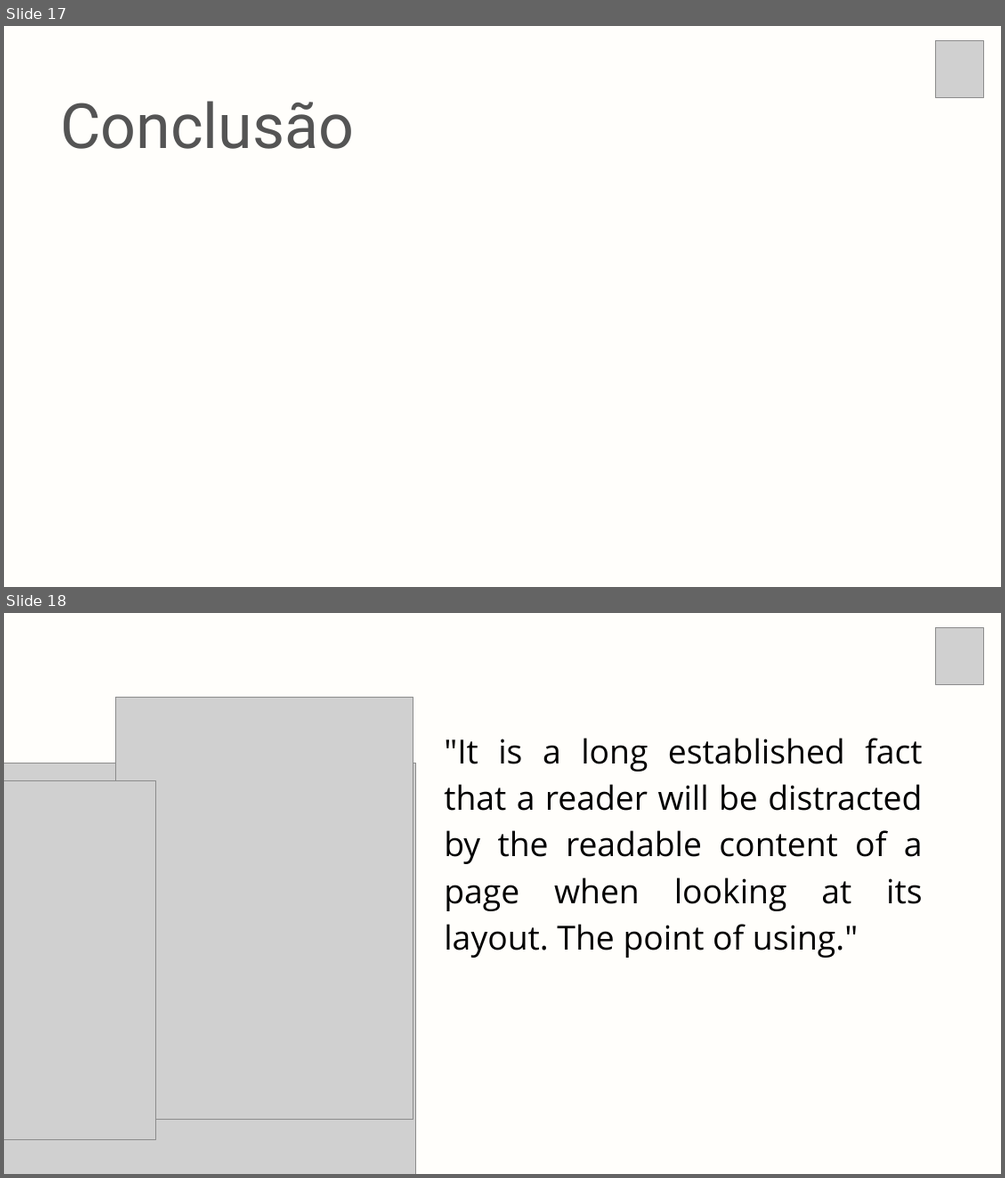
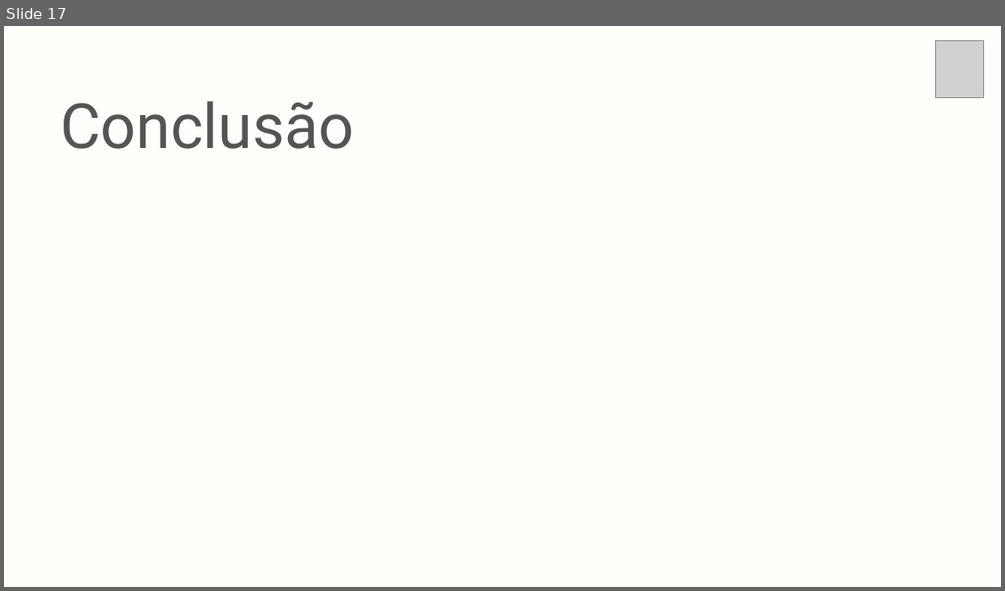
Before and after one commit to christian-raphael/Pyxis, a slide deck: Documentação/Pyxis.pptx. Shown one above the other, each under a label of ours: slides 17 and 18 before the commit, slide 17 after it. The pictures are 1005x1178 and 1005x591 pixels, drawn with LibreOffice and Linux fonts; fonts in the diff are those of the drawing; grey boxes stand for pictures. Boxes give left, top, right and bottom in pixels: in the first picture for what was removed or moved away, otherwise in the second. Text is boxed around its words. In the diff, an @@ line names an element or a change of style, - is before the commit and + after.

```diff
--- a/Documentação/Pyxis.pptx
+++ b/Documentação/Pyxis.pptx
@@ slide 18 removed at <box>4,613,1001,1174</box>, background #FFFEFB @@
@@ picture removed at <box>935,627,983,684</box> @@
@@ picture removed at <box>115,697,413,1119</box> @@
@@ text removed at <box>444,738,922,957</box> @@
-"It is a long established fact that a reader will be distracted by the readable content of a page when looking at its layout. The point of using."
@@ picture removed at <box>4,763,415,1174</box> @@
@@ picture removed at <box>4,780,155,1139</box> @@
```
Also in this commit, not shown: 3 slides changed, 2 slides added, 1 other slide removed.
